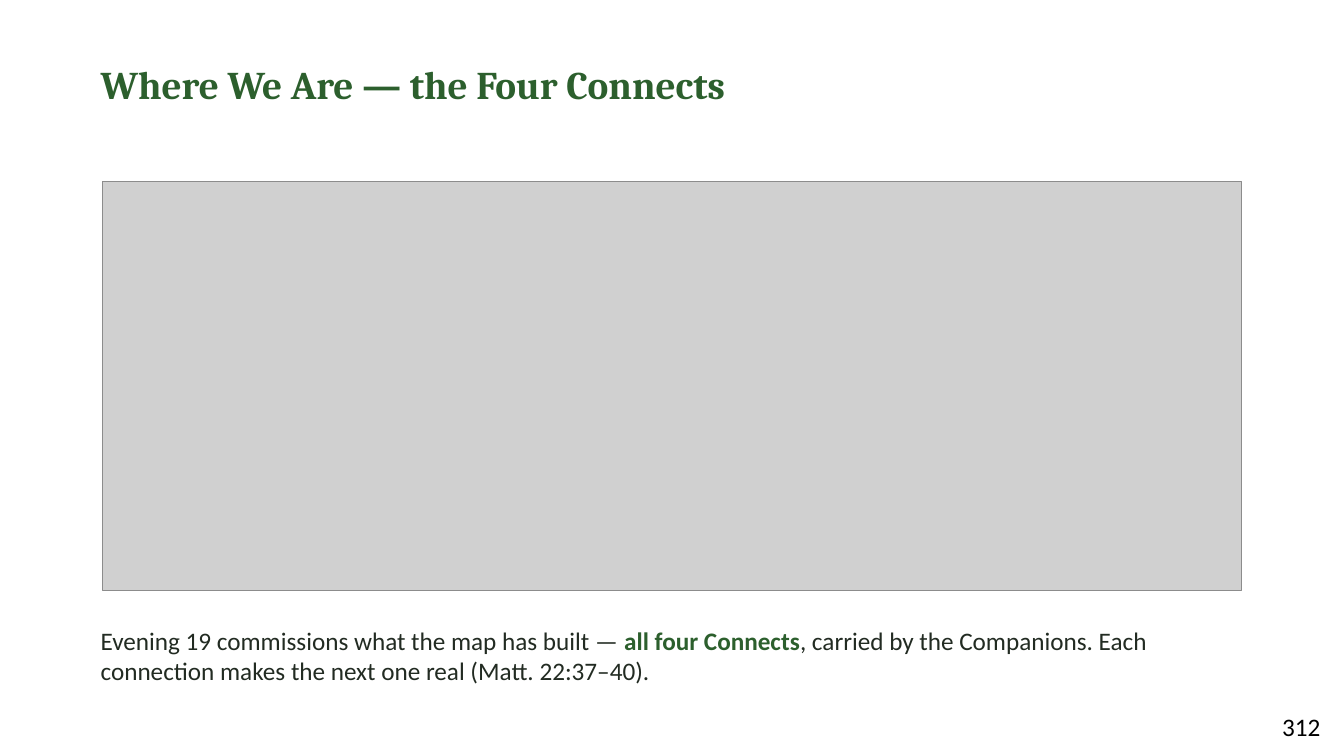
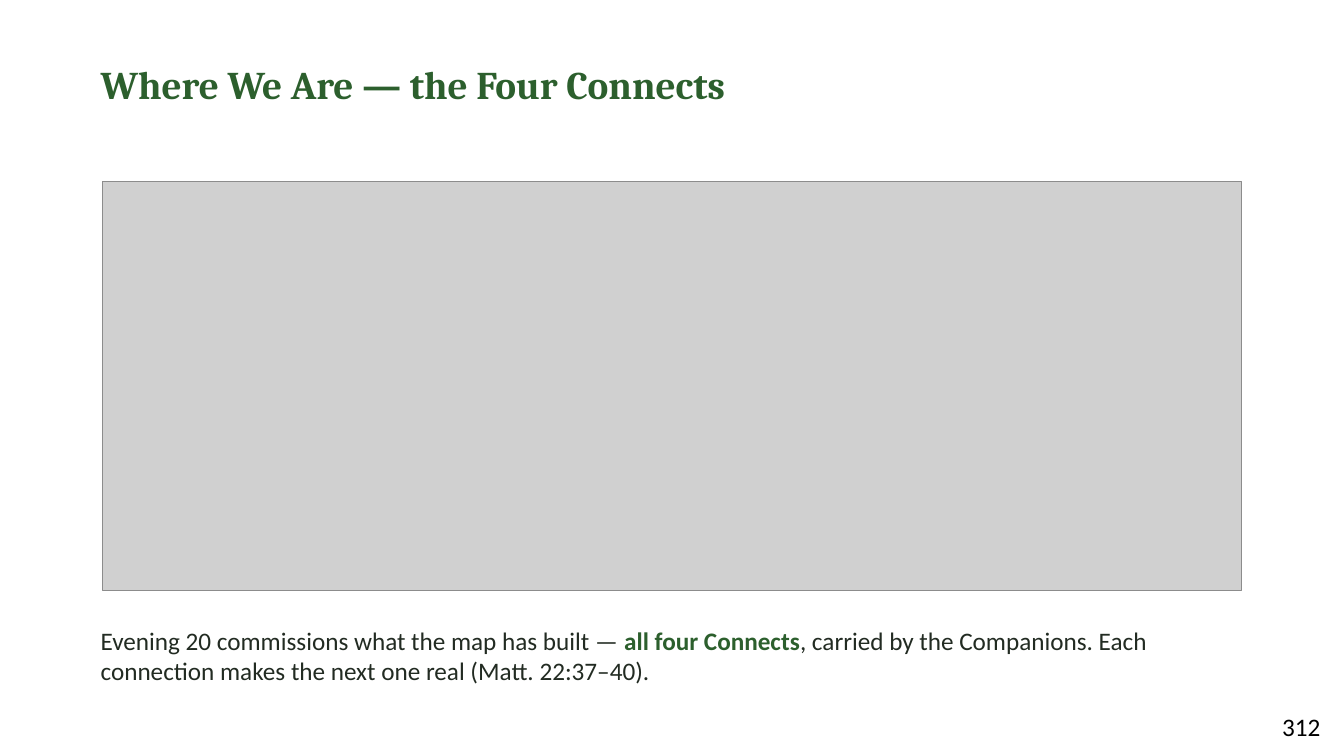
Before and after one commit to jgtittle-ministries/fellowship-of-the-heart-pilot-at-cca-dev, a slide deck: slide 3 of _implementation-notes/evening-series/FotH Evening Session 22 Slides DRAFT v1.pptx. Drawn at 1344x756 pixels with LibreOffice and Linux fonts; fonts in the diff are those of the drawing; grey boxes stand for pictures. Boxes give left, top, right and bottom in pixels: in the first picture for what was removed or moved away, otherwise in the second. Text is boxed around its words. In the diff, an @@ line names an element or a change of style, - is before the commit and + after.

```diff
--- a/_implementation-notes/evening-series/FotH Evening Session 22 Slides DRAFT v1.pptx
+++ b/_implementation-notes/evening-series/FotH Evening Session 22 Slides DRAFT v1.pptx
@@ text at [101,632,1147,684]: text changed @@
-Evening 19 commissions what the map has built — all four Connects, carried by the Companions. Each connection makes the next one real (Matt. 22:37–40).
+Evening 20 commissions what the map has built — all four Connects, carried by the Companions. Each connection makes the next one real (Matt. 22:37–40).
```
Also in this commit, not shown: 2 other slides changed, 57 other files.
